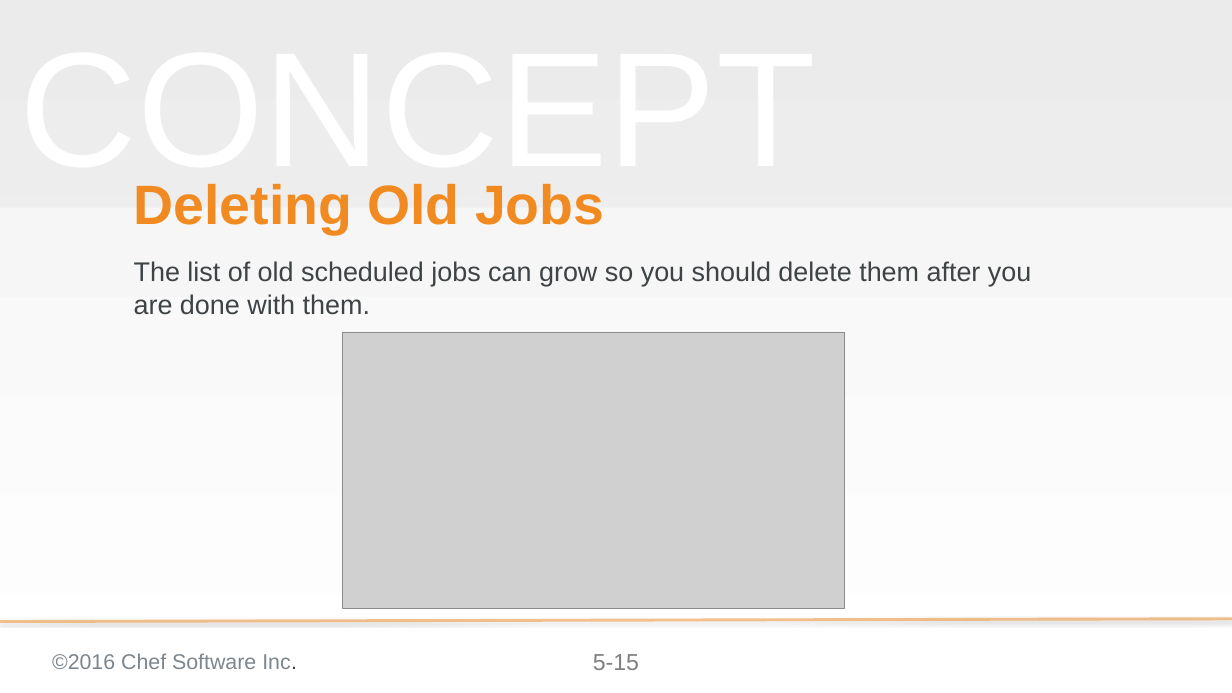
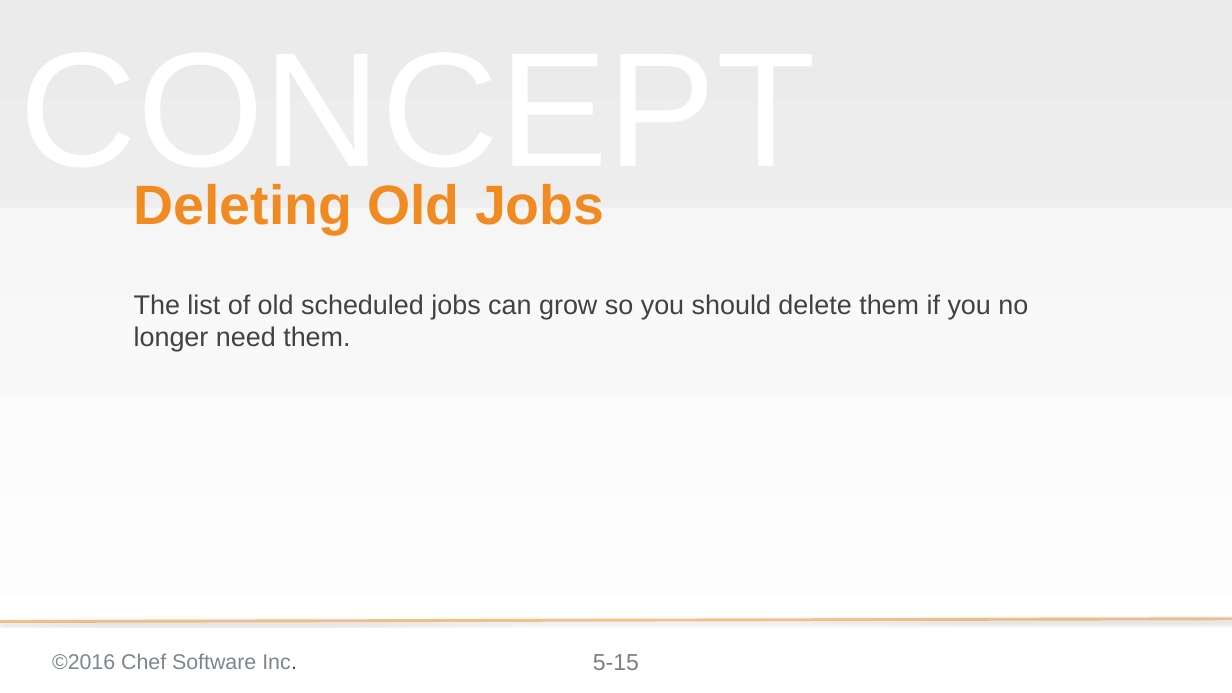
Before and after one commit to bchamby/chef-compliance-installation-configuration-operation, a slide deck: slide 15 of 05-scheduling-scans-reports.pptx. Drawn at 1232x693 pixels with LibreOffice and Linux fonts; fonts in the diff are those of the drawing; grey boxes stand for pictures; background and template pictures are left out. Boxes give left, top, right and bottom in pixels: in the first picture for what was removed or moved away, otherwise in the second. Text is boxed around its words. In the diff, an @@ line names an element or a change of style, - is before the commit and + after.

```diff
--- a/05-scheduling-scans-reports.pptx
+++ b/05-scheduling-scans-reports.pptx
@@ subtitle at bbox=[134, 294, 1028, 351]: text changed @@
-The list of old scheduled jobs can grow so you should delete them after you are done with them.
+The list of old scheduled jobs can grow so you should delete them if you no longer need them.
@@ picture removed at bbox=[342, 333, 844, 608] @@
```
Also in this commit, not shown: 4 other slides changed, 3 slides added, 6 slides removed.
